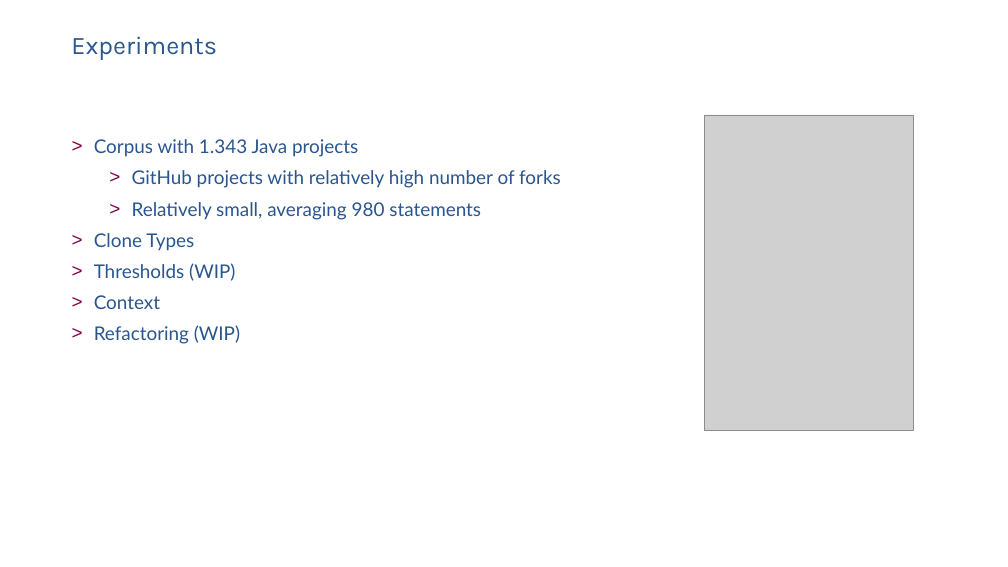
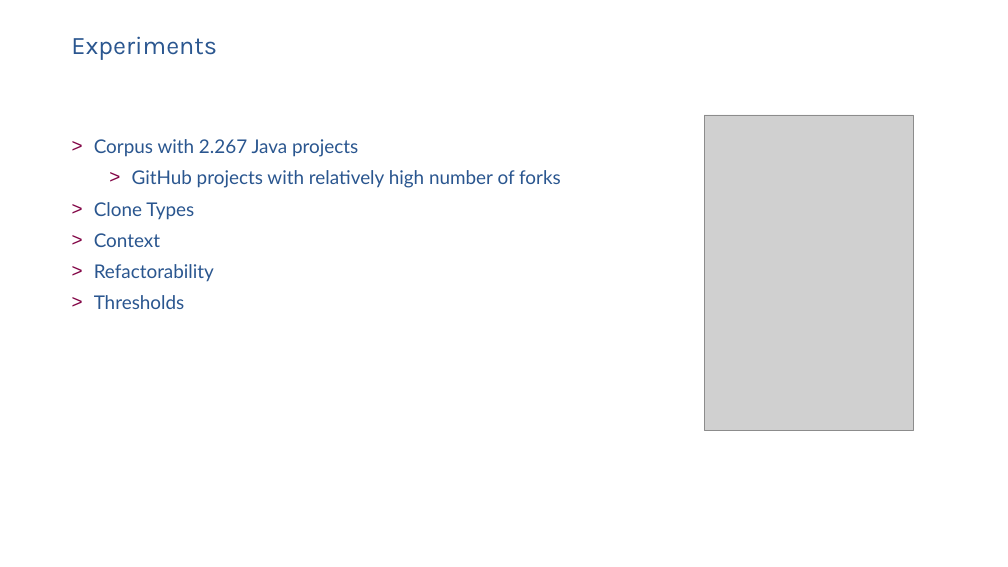
Before and after one commit to SimonBaars/Master-Thesis-Simon-Baars, a slide deck: slide 48 of presentations/FinalPresentation.odp (slide 29 before the commit). Drawn at 1008x567 pixels with LibreOffice and Linux fonts; fonts in the diff are those of the drawing; grey boxes stand for pictures. Boxes give left, top, right and bottom in pixels: in the first picture for what was removed or moved away, otherwise in the second. Text is boxed around its words. In the diff, an @@ line names an element or a change of style, - is before the commit and + after.

```diff
--- a/presentations/FinalPresentation.odp
+++ b/presentations/FinalPresentation.odp
@@ text in free at (94,139,358,157): text changed @@
-> Corpus with 1.343 Java projects
+> Corpus with 2.267 Java projects
@@ text in free at (132,202,481,220): paragraph removed @@
-  > Relatively small, averaging 980 statements
@@ text in free at (94,263,235,281): paragraph removed @@
-> Thresholds (WIP)
@@ text in free at (94,264,214,309): text changed @@
-> Refactoring (WIP)
+> Refactorability
+> Thresholds
```
Also in this commit, not shown: 17 other slides changed, 20 slides added.
